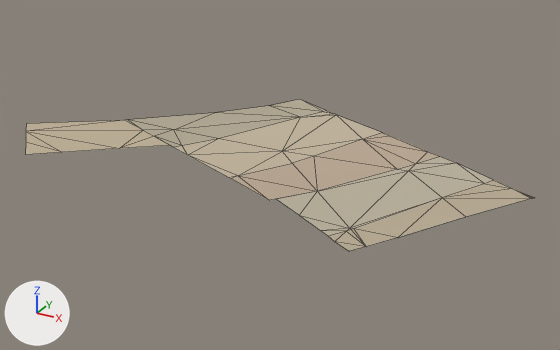
An edit to the glTF model assets/malta/countryside/farm_5_-5_soil.glb, drawn before and after from the same camera.
One viewpoint serves both versions: a 50 mm lens placed at (588.0, -801.0, 196.0), pointed at (382.0, -426.0, 9.0). The axes (+X, +Y, +Z) are drawn at lower left. The lights are the same throughout. The first picture is the older version. Mesh edges are drawn as thin lines. Vertices at exactly the same position are counted once.

Names of what the first picture shows: 'geometry_0'.
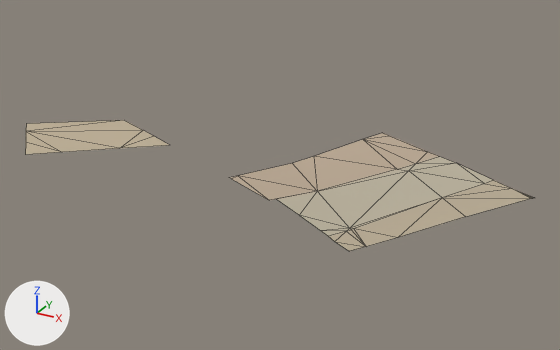
Where the change shows, as pixel boxes [x1, y1, x2, y2] in the pictures (560 x 350 px):
'geometry_0', reshaped (14% shorter): before [25, 99, 534, 251]; after [25, 120, 534, 251]
part 1 of me_geometry_0, deleted (beige): before [125, 99, 382, 178]

The change, as a list of edits to the scene's bpy script:
```text
Change me_geometry_0:
    used by ob_geometry_0; location = (0.0, 0.0, 0.0)
    remove me_geometry_0.from_pydata(...)  # 66 vertices, 84 faces; spans x 222.0..530.0, y -522.0..-321.0, z 18.0..32.0
    add me_geometry_0.from_pydata(...)  # 50 vertices, 55 faces; spans x 222.0..530.0, y -522.0..-367.0, z 22.0..32.0
    me_geometry_0 part 1
    16 vertices are removed from x 262.0..380.0, y -457.0..-321.0, z 18.0..24.0
    29 faces are deleted
```
